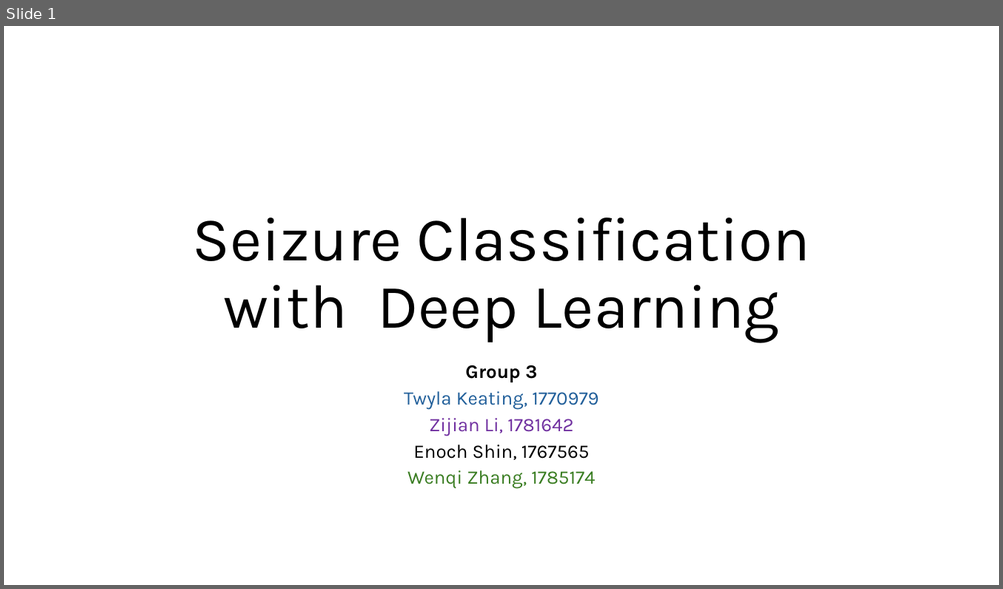
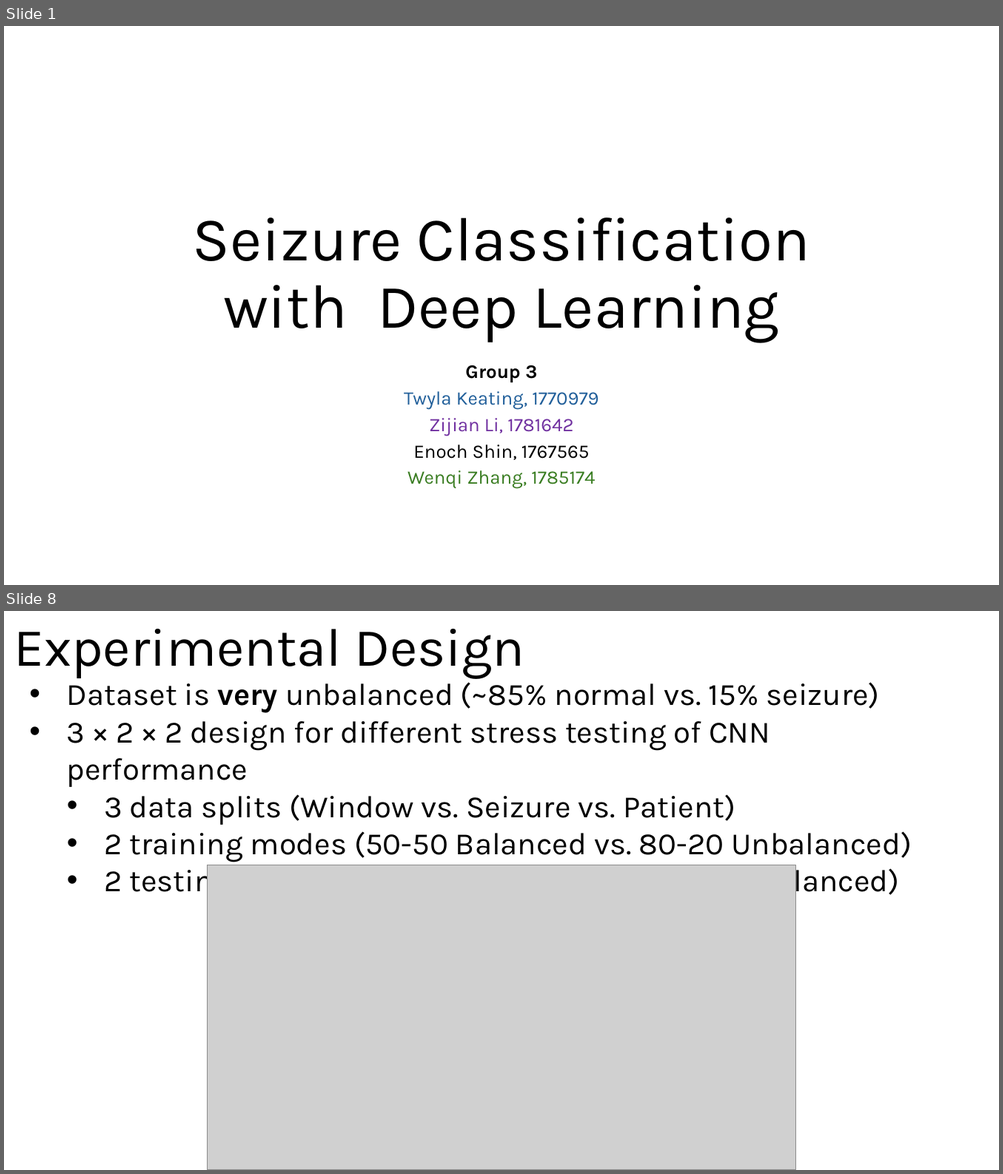
Before and after one commit to eshin21/EpilepsyDeepLearning, a slide deck: Group 3 Seizures Deep Learning Presentation.pptx. Shown one above the other, each under a label of ours: slide 1 before the commit, slides 1 and 8 after it; the slides between them are not shown. The pictures are 1003x589 and 1003x1174 pixels, drawn with LibreOffice and Linux fonts; fonts in the diff are those of the drawing; grey boxes stand for pictures. Boxes give left, top, right and bottom in pixels: in the first picture for what was removed or moved away, otherwise in the second. Text is boxed around its words. In the diff, an @@ line names an element or a change of style, - is before the commit and + after.

```diff
--- a/Group 3 Seizures Deep Learning Presentation.pptx
+++ b/Group 3 Seizures Deep Learning Presentation.pptx
@@ slide 8 added at <box>4,611,999,1170</box>, background #FFFFFF @@
@@ title added at <box>14,629,524,678</box>, 52 pt, text #000000 @@
+Experimental Design
@@ text added at <box>67,678,911,900</box>, 30 pt, text #000000 @@
+• Dataset is very unbalanced (~85% normal vs. 15% seizure)
+• 3 × 2 × 2 design for different stress testing of CNN performance
+  • 3 data splits (Window vs. Seizure vs. Patient)
+  • 2 training modes (50-50 Balanced vs. 80-20 Unbalanced)
+  • 2 testing modes (50-50 Balanced vs. 80-20 Unbalanced)
@@ picture added at <box>207,866,795,1170</box> @@
```
Also in this commit, not shown: 2 slides changed, 10 other slides added, 19 slides removed.
